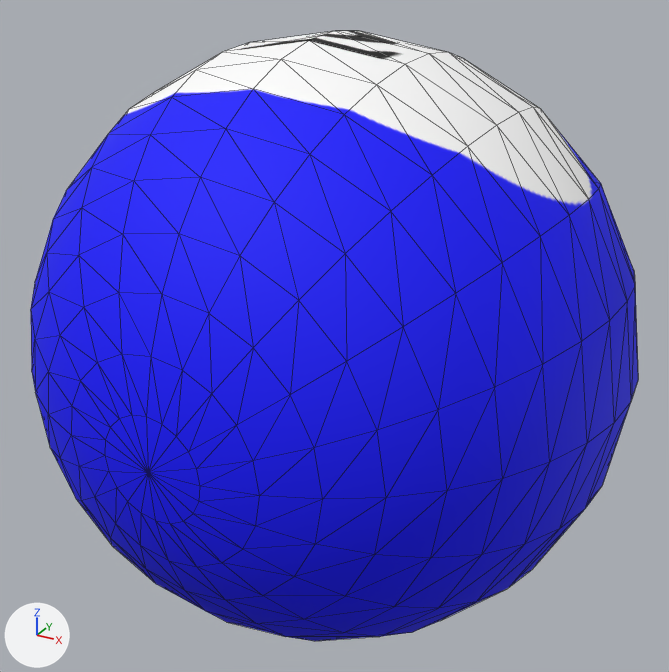
The FBX model Assets/no2.fbx: old version first, new version second.
Rendered twice from a 50 mm lens placed at (0.01408, -0.02565, 0.01281), pointed at (-0.00002, -0.00001, 0.0). Lighting does not change. The marker at lower left points along +X, +Y and +Z. Mesh edges are drawn as thin lines.
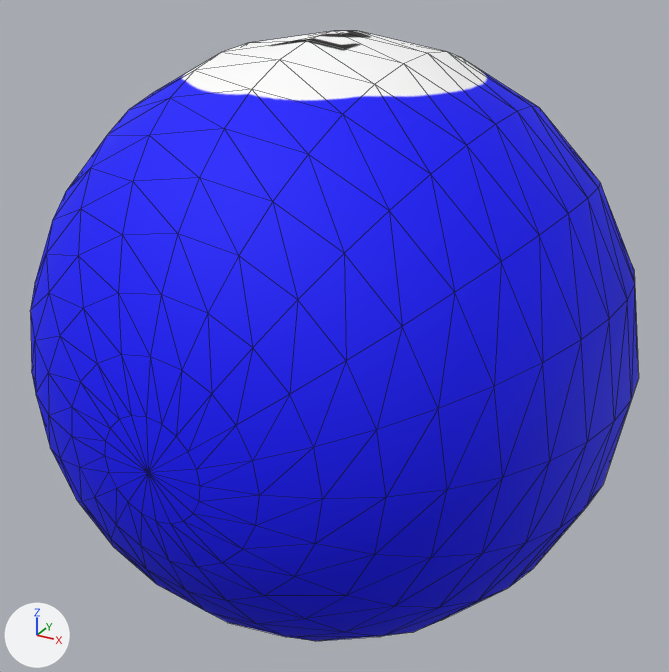
Diff of the bpy script that builds the scene:
```diff
--- a/Assets/no2.fbx.py
+++ b/Assets/no2.fbx.py
@@ me_mesh @@
 me_mesh.from_pydata(...)  # 382 vertices, 760 faces; spans x -1.0..1.0, y -1.0..1.0, z -1.0..1.0
 # used by ob_psphere1; location = (0.0, 0.0, 0.0); rotation_euler = (1.571, 0.0, 0.0), in degrees (90, 0, 0); scale = (0.01, 0.01, 0.01)
+# me_mesh part 1: texture (UV) coordinates of 760 of 760 faces, centred in x -0.98..0.98, y -0.98..0.98, z -0.99..0.99, changed; they spanned u 0.0..1.0, v 0.0..1.0 and now span u 0.02..0.98, v 0.02..0.98
 me_mesh.materials.append(mat_blinn1)
@@ ob_psphere1 @@
 ob_psphere1.location = (0.0, 0.0, 0.0)
-ob_psphere1.rotation_euler = (1.571, 0.0, 0.0)  # degrees (90, 0, 0)
+ob_psphere1.rotation_euler = (1.572, -0.00445, 0.0000482)  # degrees (90, -0.3, 0)
 ob_psphere1.scale = (0.01, 0.01, 0.01)
```

Where the change shows, as pixel boxes (x1, y1, x2, y2) in the pictures (669 x 672 px):
'pSphere1', surface changed, turned (white to blue)
    before: (31, 31, 638, 641)
    after: (30, 31, 639, 641)
